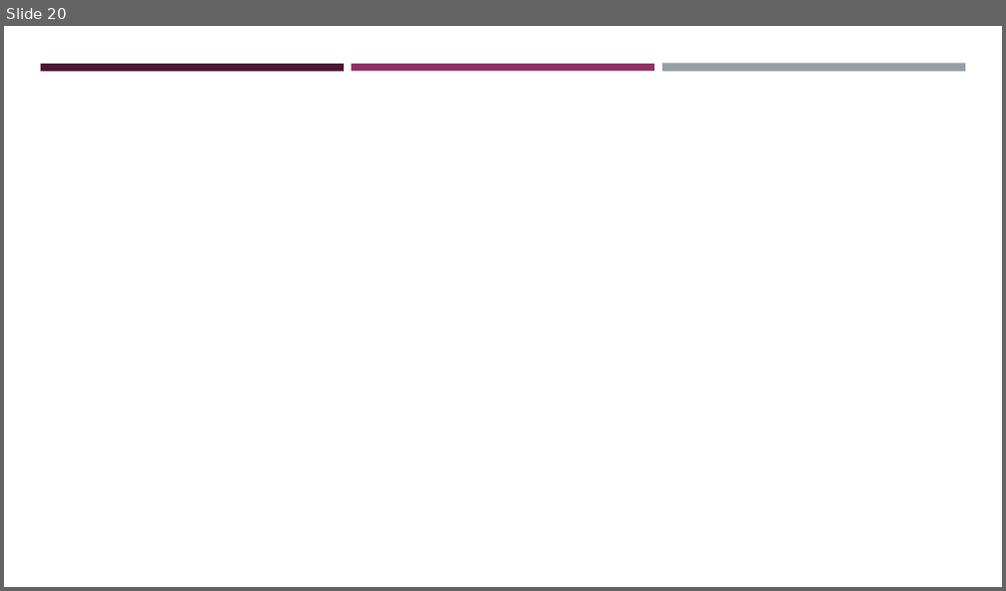
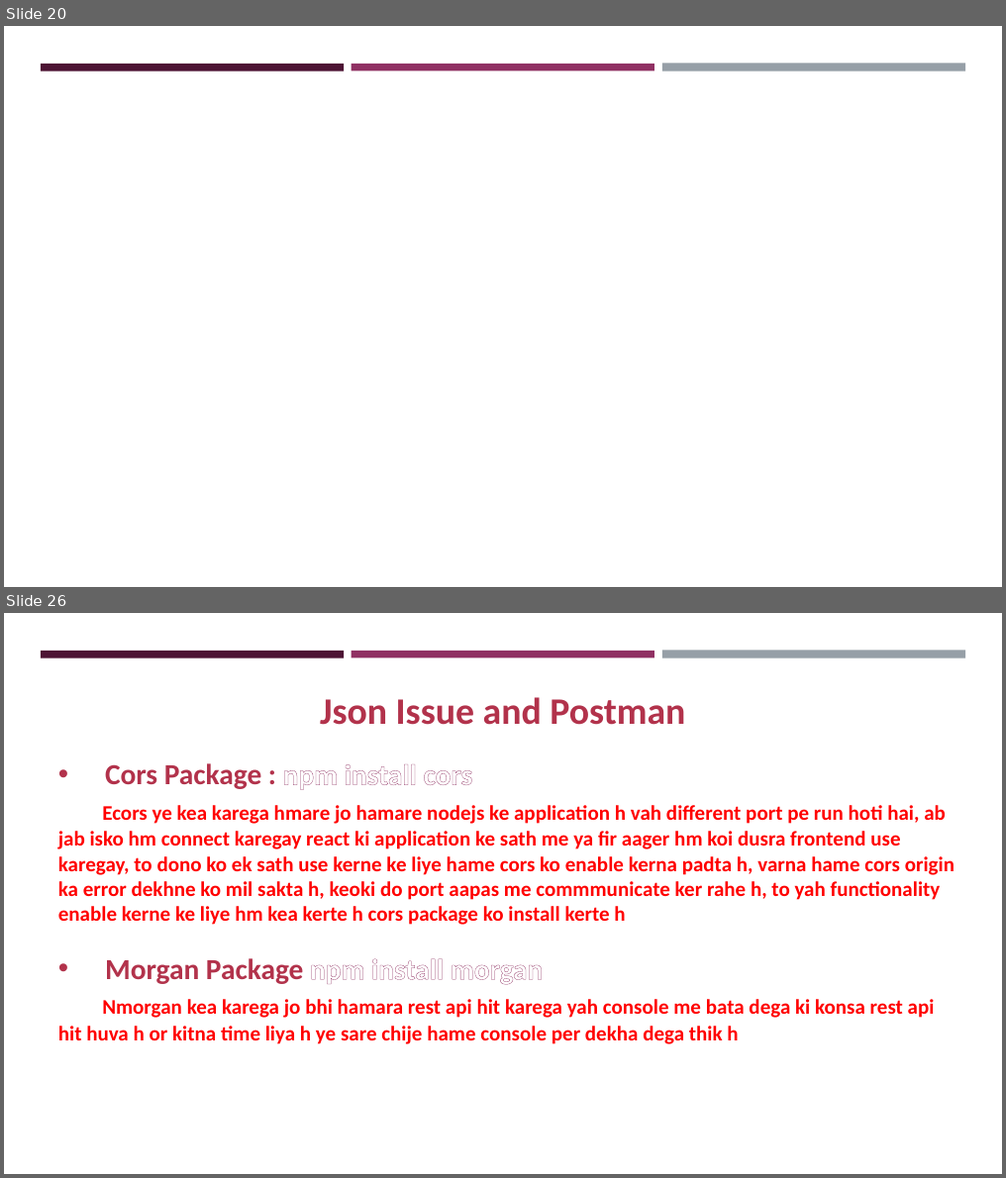
Before and after one commit to arunchoudhary1999/Nodejs-Job-Portal-App-2023, a slide deck: notejs-job-portal-app-2023.pptx. Shown one above the other, each under a label of ours: slide 20 before the commit, slides 20 and 26 after it; the slides between them are not shown. The pictures are 1006x591 and 1006x1178 pixels, drawn with LibreOffice and Linux fonts; fonts in the diff are those of the drawing; background and template pictures are left out. Boxes give left, top, right and bottom in pixels: in the first picture for what was removed or moved away, otherwise in the second. Text is boxed around its words. In the diff, an @@ line names an element or a change of style, - is before the commit and + after.

Commit message:
third time commit with update postman and json isse like middleware, cors, morgan

```diff
--- a/notejs-job-portal-app-2023.pptx
+++ b/notejs-job-portal-app-2023.pptx
@@ slide 26 added at (x1=4, y1=613, x2=1002, y2=1174), background #FFFFFF; not listed: 3 template elements that a slide beside it also shows @@
@@ rectangle added at (x1=39, y1=679, x2=968, y2=1140), fill #FFFFFF @@
@@ text added at (x1=320, y1=697, x2=685, y2=725), 36 pt, text #B2324B, bold @@
+Json Issue and Postman
@@ text added at (x1=58, y1=763, x2=954, y2=1045), 20 pt, text #FF0000, bold @@
+• Cors Package : npm install cors
+Ecors ye kea karega hmare jo hamare nodejs ke application h vah different port pe run hoti hai, ab jab isko hm connect karegay react ki application ke sath me ya fir aager hm koi dusra frontend use karegay, to dono ko ek sath use kerne ke liye hame cors ko enable kerna padta h, varna hame cors origin ka error dekhne ko mil sakta h, keoki do port aapas me commmunicate ker rahe h, to yah functionality enable kerne ke liye hm kea kerte h cors package ko install kerte h
+• Morgan Package npm install morgan
+Nmorgan kea karega jo bhi hamara rest api hit karega yah console me bata dega ki konsa rest api hit huva h or kitna time liya h ye sare chije hame console per dekha dega thik h
```
Also in this commit, not shown: 6 other slides added, 6 other files.
